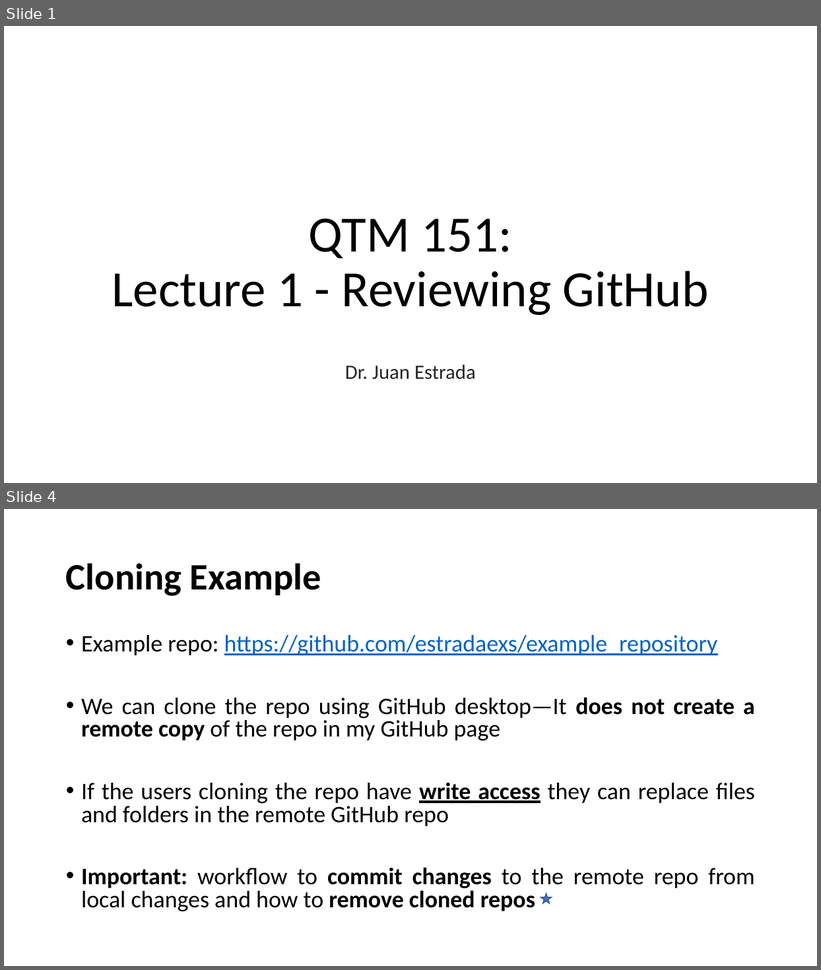
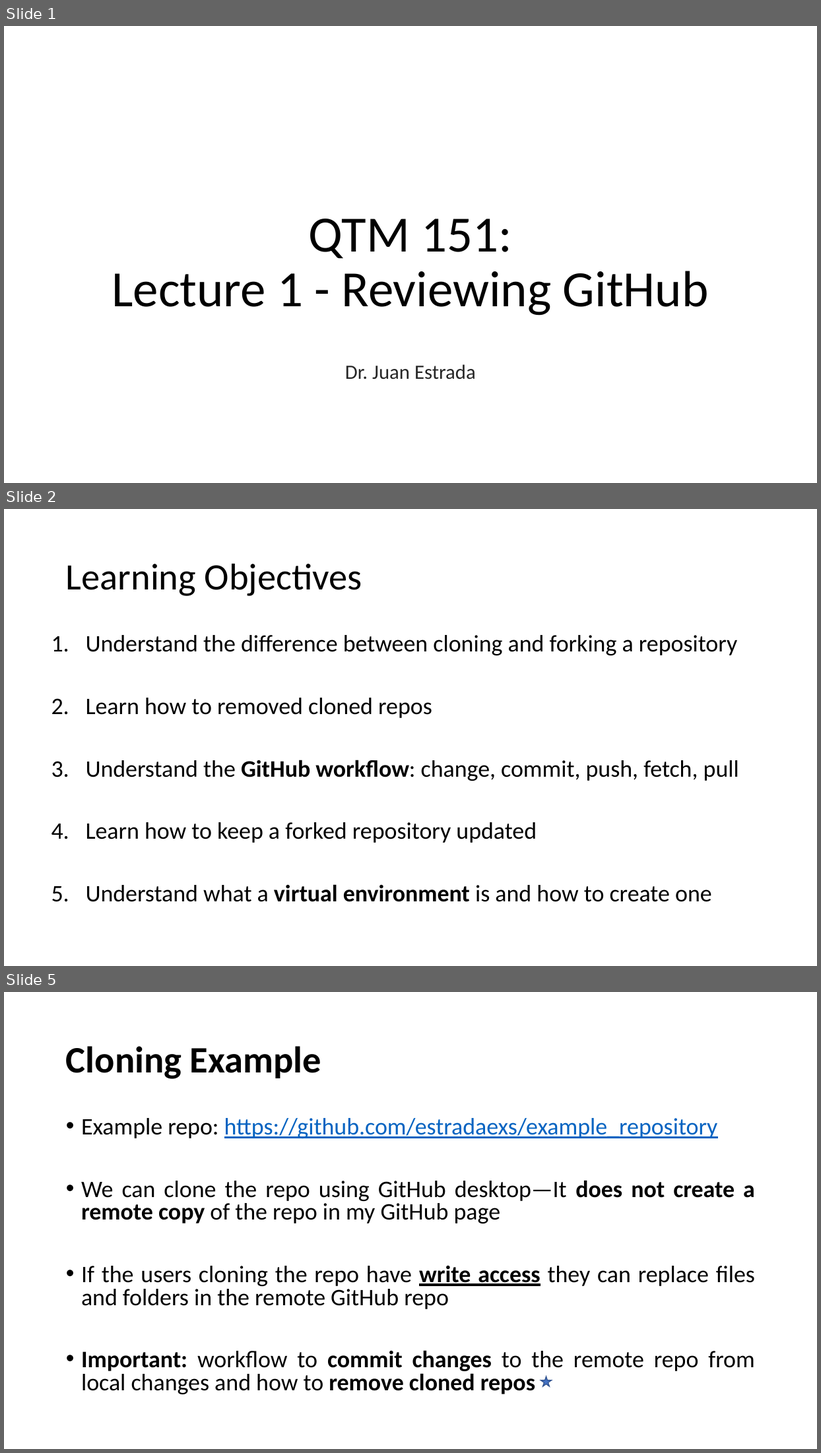
Before and after one commit to yoonpk147/qtm151_fall_2023, a slide deck: lecture_01/Lecture-GithubReview.pptx. Shown one above the other, each under a label of ours: slides 1 and 4 before the commit, slides 1, 2 and 5 after it; the slides between them are not shown. The pictures are 821x970 and 821x1453 pixels, drawn with LibreOffice and Linux fonts; fonts in the diff are those of the drawing; background and template pictures are left out. Boxes give left, top, right and bottom in pixels: in the first picture for what was removed or moved away, otherwise in the second. Text is boxed around its words. In the diff, an @@ line names an element or a change of style, - is before the commit and + after.

```diff
--- a/lecture_01/Lecture-GithubReview.pptx
+++ b/lecture_01/Lecture-GithubReview.pptx
@@ slide 2 added at (4, 509, 817, 966), background #FFFFFF @@
@@ title added at (66, 563, 362, 596), 44 pt, text #000000 @@
+Learning Objectives
@@ text added at (86, 635, 739, 902), 28 pt, text #000000 @@
+1. Understand the difference between cloning and forking a repository
+2. Learn how to removed cloned repos
+3. Understand the GitHub workflow: change, commit, push, fetch, pull
+4. Learn how to keep a forked repository updated
+5. Understand what a virtual environment is and how to create one
@@ what was slide 4 is now slide 5 @@
```
Also in this commit, not shown: 2 slides changed, 2 other files.
